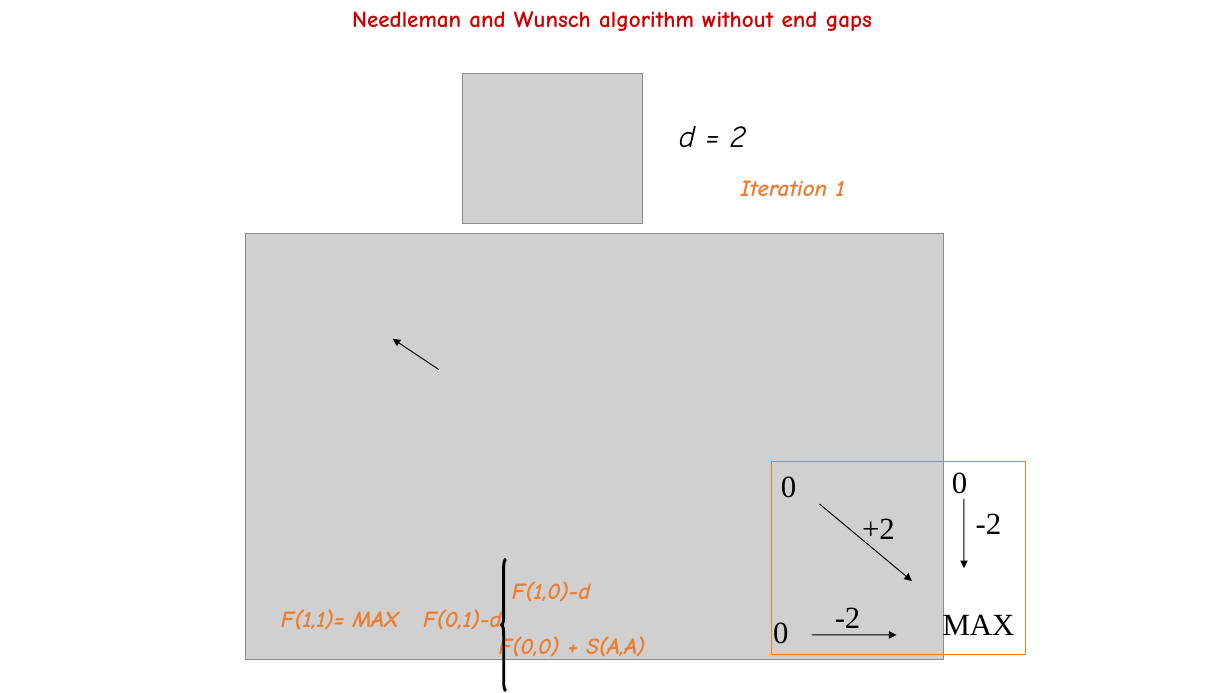
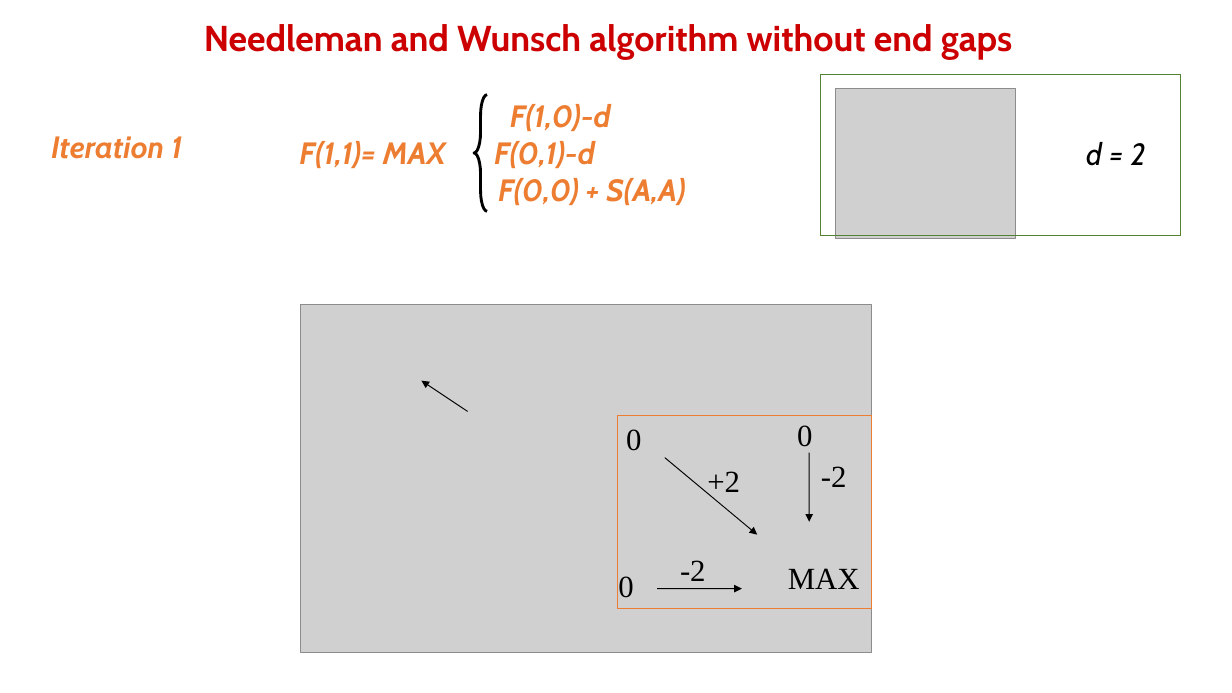
Before and after one commit to allegravia/programming-for-bioinformatics, a slide deck: slide 55 of slides/pairwise_alignment_needleman_wunsh.pptx. Drawn at 1232x693 pixels with LibreOffice and Linux fonts; fonts in the diff are those of the drawing; grey boxes stand for pictures. Boxes give left, top, right and bottom in pixels: in the first picture for what was removed or moved away, otherwise in the second. Text is boxed around its words. In the diff, an @@ line names an element or a change of style, - is before the commit and + after.

```diff
--- a/slides/pairwise_alignment_needleman_wunsh.pptx
+++ b/slides/pairwise_alignment_needleman_wunsh.pptx
@@ text "Needleman and Wunsch algorithm without ...": place and size @@
-text "Needleman and Wunsch algorithm without ..." at [352, 11, 872, 31]
+text "Needleman and Wunsch algorithm without ..." at [204, 24, 1013, 60]
@@ text "Needleman and Wunsch algorithm without ..." at [204, 24, 1013, 60]: size 18 to 28 pt, font Comic Neue to Cabin @@
@@ picture removed at [462, 74, 642, 224] @@
@@ rectangle added at [821, 75, 1181, 237], outline #548235 0.75 pt @@
@@ picture added at [836, 89, 1016, 238] @@
@@ text "F(1,0)-d": place and size @@
-text "F(1,0)-d" at [423, 581, 645, 662]
+text "F(1,0)-d" at [494, 104, 685, 205]
@@ text "F(1,0)-d" at [494, 104, 685, 205]: size 18 to 24 pt, font Comic Neue to Cabin @@
@@ left brace: place and size @@
-left brace at [502, 559, 506, 691]
+left brace at [474, 94, 487, 211]
@@ text "Iteration 1" at [51, 136, 182, 159]: size 18 to 24 pt, font Comic Neue to Cabin @@
@@ text "Iteration 1": place and size @@
-text "Iteration 1" at [741, 180, 845, 197]
+text "Iteration 1" at [51, 136, 182, 159]
@@ text "d = 2": place and size @@
-text "d = 2" at [679, 126, 746, 147]
+text "d = 2" at [1086, 142, 1146, 166]
@@ text "d = 2" at [1086, 142, 1146, 166]: font Comic Neue to Cabin @@
@@ picture: place and size @@
-picture at [245, 233, 944, 659]
+picture at [301, 305, 872, 653]
@@ arrow moved from (439, 370) - (393, 339) to (468, 411) - (421, 381) @@
@@ 7 texts, 3 arrows, 1 rectangle: place and size @@
-7 texts, 3 arrows, 1 rectangle at [772, 462, 1026, 654]
+7 texts, 3 arrows, 1 rectangle at [617, 416, 872, 608]
```
Also in this commit, not shown: 7 other slides changed, 6 other files.
